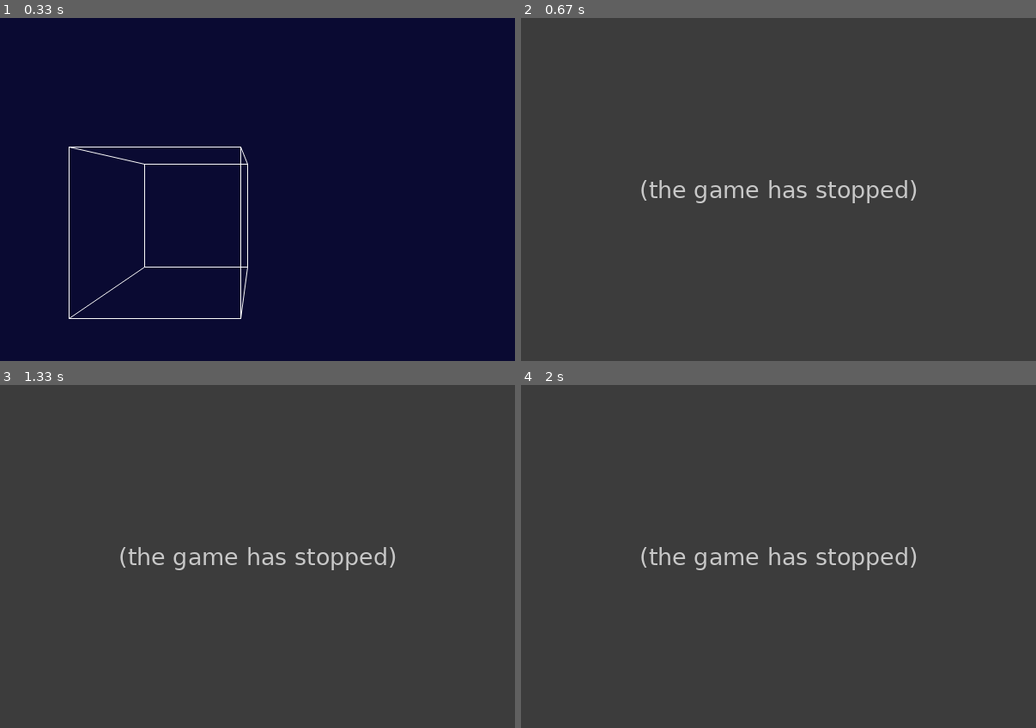
Above: before the commit, frames 1-4 (two rows, left to right).
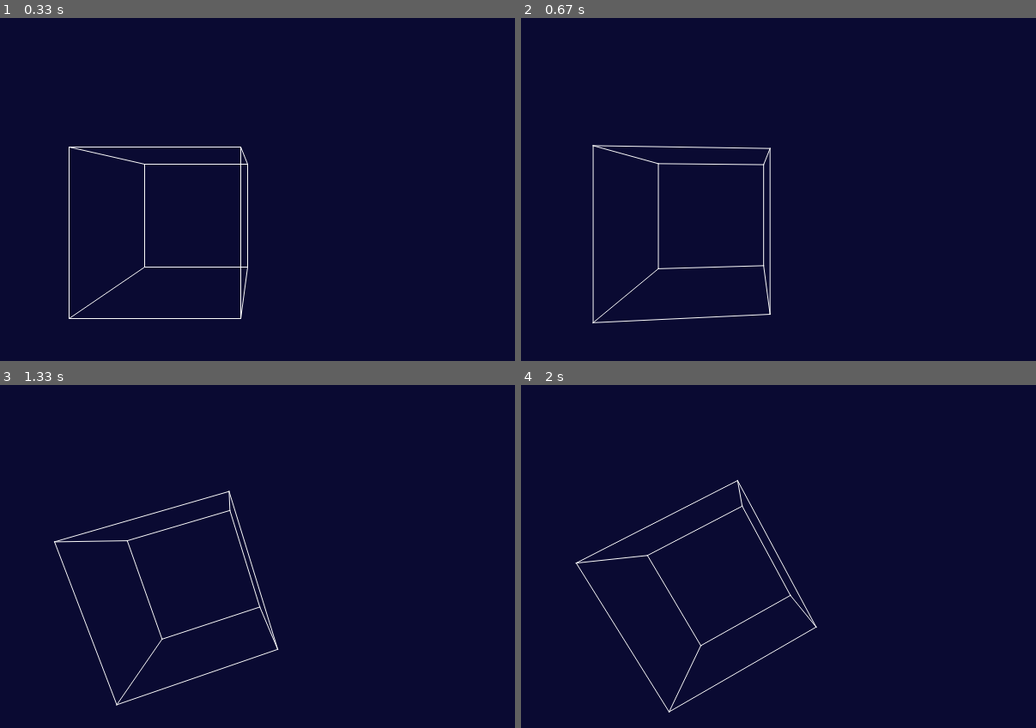
Above: after the commit, the same moments.

Repository: petercollingridge/Pygame3D
Game: pygame game, started from examples.py
Two runs of this game, one before a commit and one after it. Both use one fixed random seed, a clock stepped at 60 frames per second and the inputs below. The source is Python 2; it was converted automatically to run under Python 3.
Inputs:
- Up to frame 1 (0.33 s): no input
- Up to frame 2 (0.67 s): tap A at 0.33 s
- Up to frame 3 (1.33 s): hold Right 0.67-1.13 s; tap Z at 0.73, 1.03, 1.23 s; tap = at 0.82 s; hold Up from 1.17 s (still down); hold W from 1.17 s (still down); tap - at 1.32 s
- Up to frame 4 (2 s): release Up at 1.47 s; release W at 1.47 s; hold Right 1.5-1.97 s; tap Z at 1.57, 1.87 s

Frame 1 is identical in both runs. In frame 2, 100% of the frame differs, in the area x 0-100%, y 0-100%; in frame 3, 100%; in frame 4, 100%.
Error before the commit: ValueError: setting an array element with a sequence. The requested array has an inhomogeneo...; the game stopped at 0.33 s (later frames are placeholders)

Commit message:
Changed rotateY and rotateZ to use matrix multiplication

Diff:
--- a/wireframe.py
+++ b/wireframe.py
@@ -39,41 +39,47 @@
 
     def scale(self, scale, cx=0, cy=0, cz=0):
         """ Scale equally along all axes centred on the point (cx,cy,cz). """
-        self.nodes = np.dot(self.nodes, np.array([[scale,0,0,0],[0,scale,0,0],[0,0,scale,0],[cx*(1-scale),cy*(1-scale),cz*(1-scale),1]]))
+        self.nodes = np.dot(self.nodes, np.array([[scale,        0,            0,            0],
+                                                  [0,            scale,        0,            0],
+                                                  [0,            0,            scale,        0],
+                                                  [cx*(1-scale), cy*(1-scale), cz*(1-scale), 1]]))
 
     def rotateX(self, y, z, radians):
         """ Rotate wireframe about the x-axis by 'radians' radians """
 
         c = np.cos(radians)
         s = np.sin(radians)
-        translation_matrix2 = np.array([[1,0,0,0],[0,1,0,0],[0,0,1,0],[0, y, z,1]])
         rotation_matrix = np.array([[1,        0,       0, 0],
                                     [0,        c,      -s, 0],
                                     [0,        s,       c, 0],
                                     [0, -y*c-z*s, y*s-z*c, 1]])
 
-        transformation_matrix = np.dot(rotation_matrix, translation_matrix2)
+        transformation_matrix = np.dot(rotation_matrix, np.array([[1,0,0,0],[0,1,0,0],[0,0,1,0],[0, y, z,1]]))
         self.nodes = np.dot(self.nodes, transformation_matrix)
 
     def rotateY(self, x, z, radians):
         """ Rotate wireframe about the y-axis by 'radians' radians """
 
-        self.translate([-x, 0, -z])
-        rotation_matrix = np.array([[np.cos(radians),  0, np.sin(radians)],
-                                    [0,                1, 0              ],
-                                    [-np.sin(radians), 0, np.cos(radians)]])
+        c = np.cos(radians)
+        s = np.sin(radians)
+        rotation_matrix = np.array([[ c,       0,        s, 0],
+                                    [ 0,       1,        0, 0],
+                                    [-s,       0,        c, 0],
+                                    [ z*s-x*c, 0, -z*c-x*s, 1]])
         self.nodes = np.dot(self.nodes, rotation_matrix)
-        self.translate([x, 0, z])
+        self.translate(dx=x, dz=z)
 
     def rotateZ(self, x, y, radians):
         """ Rotate wireframe about the z-axis by 'radians' radians """
 
-        self.translate([-x, -y, 0])
-        rotation_matrix = np.array([[np.cos(radians), -np.sin(radians), 0],
-                                    [np.sin(radians),  np.cos(radians), 0],
-                                    [0,                0,               1]])
+        c = np.cos(radians)
+        s = np.sin(radians)
+        rotation_matrix = np.array([[c,       -s,       0, 0],
+                                    [s,        c,       0, 0],
+                                    [0,        0,       1, 0],
+                                    [-x*c-y*s, x*s-c*y, 0, 1]])
         self.nodes = np.dot(self.nodes, rotation_matrix)
-        self.translate([x, y, 0])
+        self.translate(dx=x, dy=y)
 
     def findCentre(self):
         """ Find the spatial centre by finding the range of the x, y and z coordinates. """
